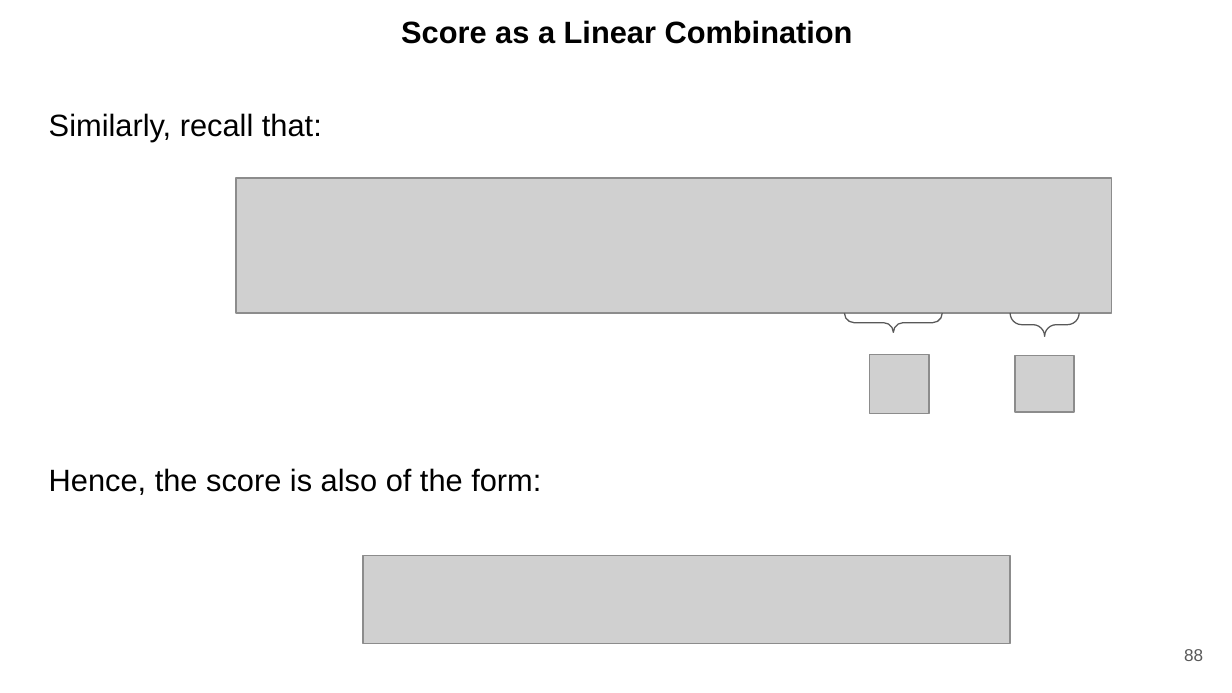
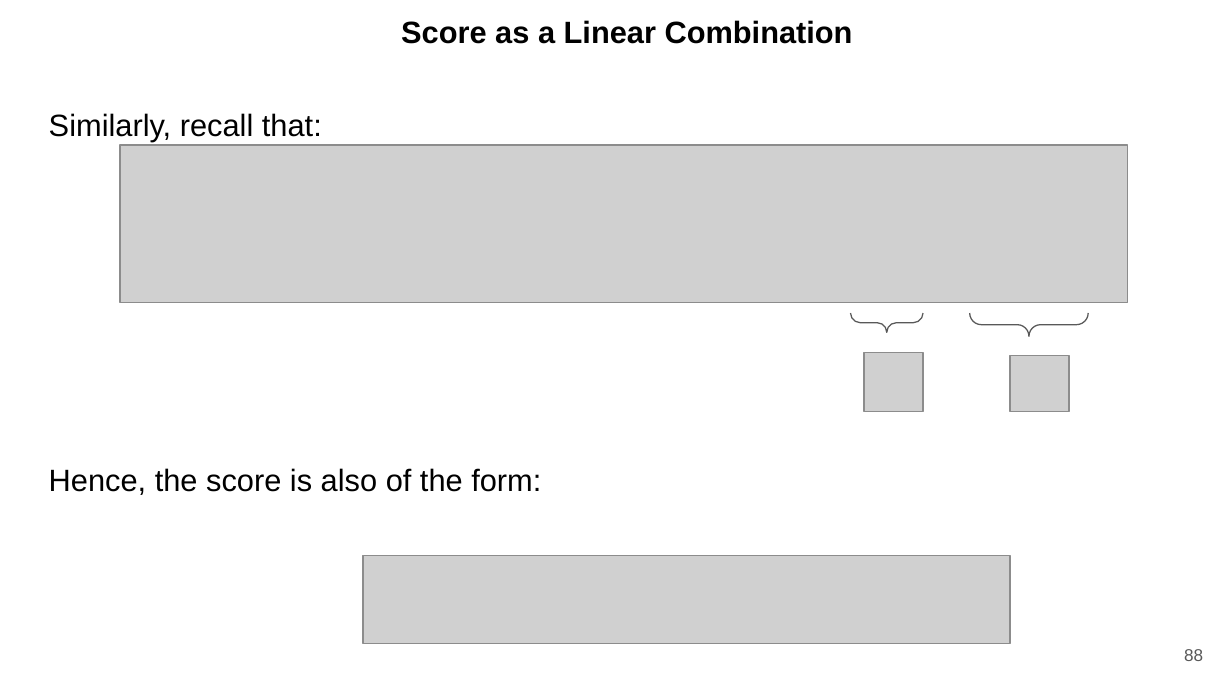
Before and after one commit to ducspe/DCPresentations, a slide deck: slide 88 of UnderstandingDiffusion/UnderstandingDiffusion.pptx. Drawn at 1232x693 pixels with LibreOffice and Linux fonts; fonts in the diff are those of the drawing; grey boxes stand for pictures. Boxes give left, top, right and bottom in pixels: in the first picture for what was removed or moved away, otherwise in the second. Text is boxed around its words. In the diff, an @@ line names an element or a change of style, - is before the commit and + after.

```diff
--- a/UnderstandingDiffusion/UnderstandingDiffusion.pptx
+++ b/UnderstandingDiffusion/UnderstandingDiffusion.pptx
@@ picture: place and size @@
-picture at bbox=[237, 179, 1112, 314]
+picture at bbox=[120, 145, 1127, 303]
@@ left brace: place and size @@
-left brace at bbox=[845, 312, 942, 332]
+left brace at bbox=[851, 312, 923, 332]
@@ left brace: place and size @@
-left brace at bbox=[1010, 312, 1079, 336]
+left brace at bbox=[970, 312, 1088, 336]
@@ picture: place and size @@
-picture at bbox=[870, 355, 929, 414]
+picture at bbox=[864, 352, 923, 411]
@@ picture: place and size @@
-picture at bbox=[1015, 356, 1074, 413]
+picture at bbox=[1010, 355, 1069, 411]
```
Also in this commit, not shown: 6 other slides changed, 10 other files.
